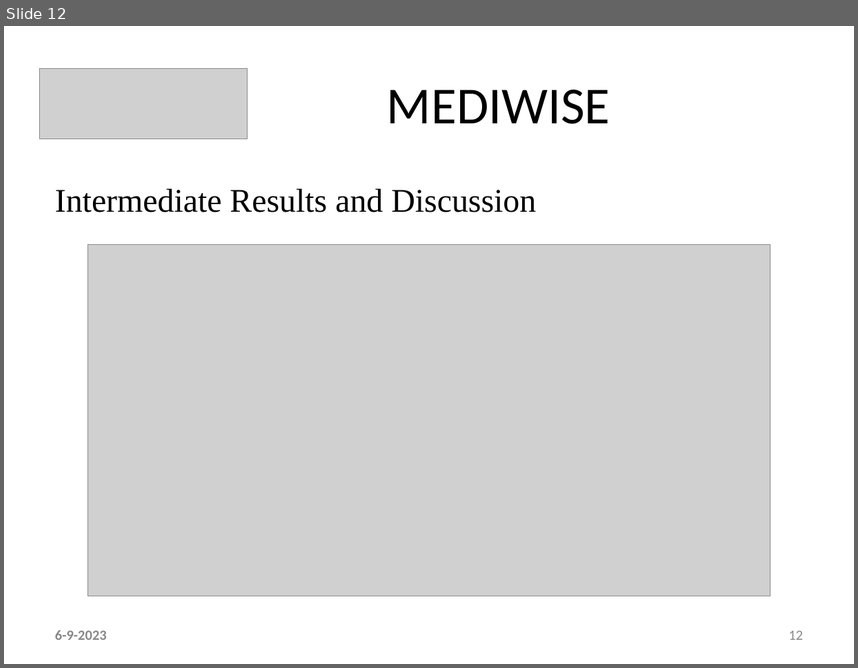
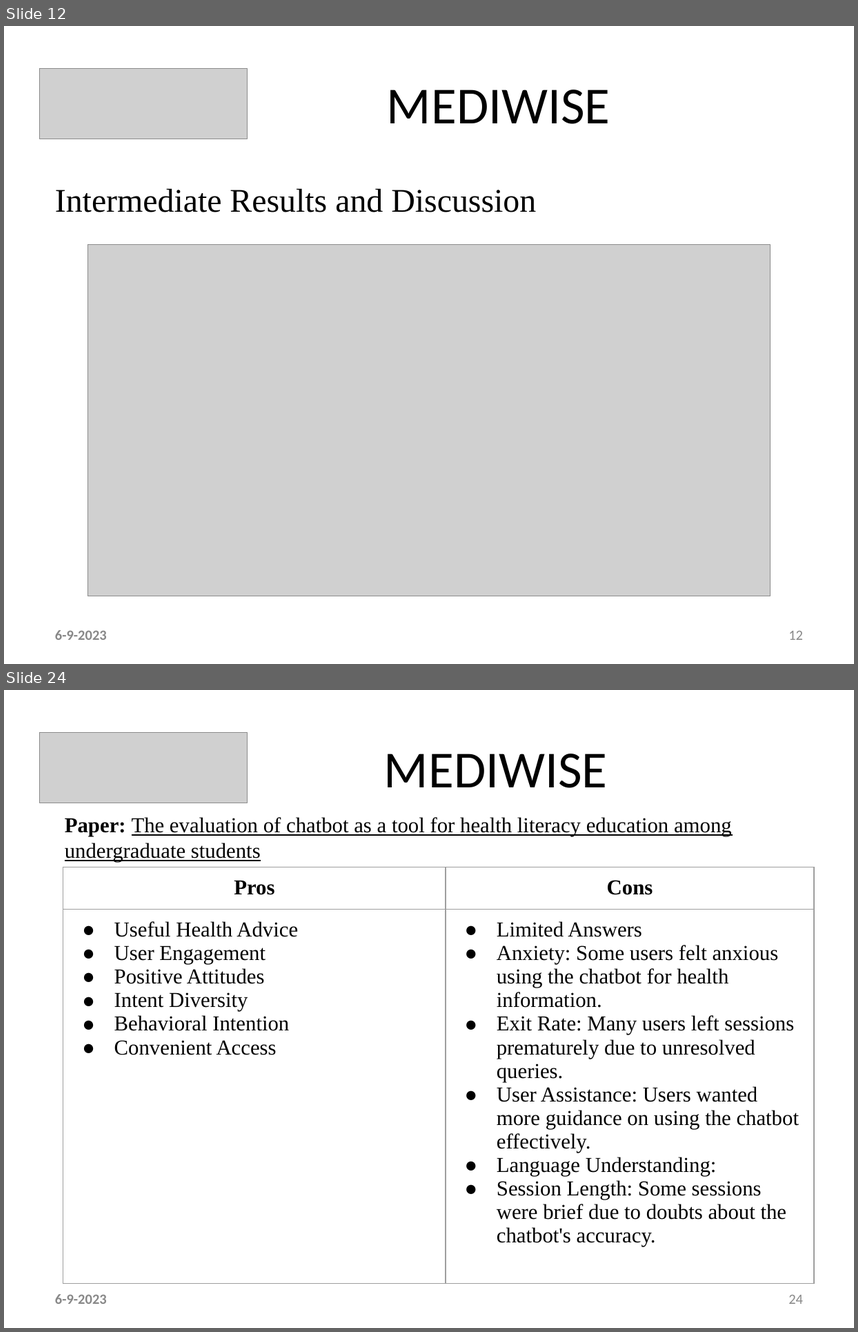
Before and after one commit to ani23-11/MediWise, a slide deck: ppt & references/Main - Ctech PPT Template.pptx. Shown one above the other, each under a label of ours: slide 12 before the commit, slides 12 and 24 after it; the slides between them are not shown. The pictures are 858x668 and 858x1332 pixels, drawn with LibreOffice and Linux fonts; fonts in the diff are those of the drawing; grey boxes stand for pictures. Boxes give left, top, right and bottom in pixels: in the first picture for what was removed or moved away, otherwise in the second. Text is boxed around its words. In the diff, an @@ line names an element or a change of style, - is before the commit and + after.

Commit message:
algorithms1 & ppt_pros_cons

```diff
--- a/ppt & references/Main - Ctech PPT Template.pptx
+++ b/ppt & references/Main - Ctech PPT Template.pptx
@@ slide 24 added at bbox=[4, 690, 854, 1328], background #FFFFFF @@
@@ picture added at bbox=[40, 733, 248, 803] @@
@@ text added at bbox=[384, 753, 607, 788], 44 pt, text #000000 @@
+MEDIWISE
@@ text added at bbox=[65, 817, 732, 862], 18 pt, text #000000, underline @@
+Paper: The evaluation of chatbot as a tool for health literacy education among undergraduate students
@@ table added at bbox=[63, 867, 814, 1249], 2 rows, 2 columns @@
+Pros | Cons
+Useful Health Advice / User Engagement / Positive Attitudes / Intent Diversity / Behavioral Intention / Convenient Access | Limited Answers / Anxiety: Some users felt anxious using the chatbot for health information. / Exit Rate: Many users left sessions prematurely due to unresolved queries. / User Assistance: Users wanted more guidance on using the chatbot effectively. / Language Understanding: / Session Length: Some sessions were brief due to doubts about the chatbot's accuracy.
@@ text added at bbox=[55, 1294, 107, 1303], 12 pt, text #888888, bold @@
+6-9-2023
@@ page number added at bbox=[789, 1294, 803, 1303], 12 pt, text #888888 @@
+24
```
Also in this commit, not shown: 4 slides changed, 21 other slides added, 2 slides removed, 2 other files.
